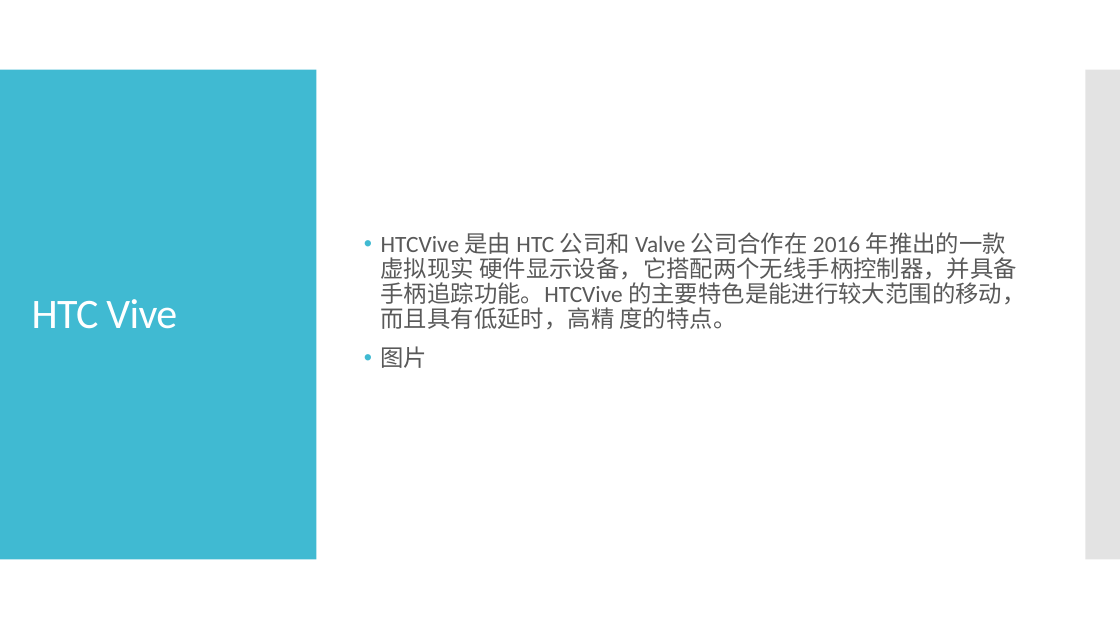
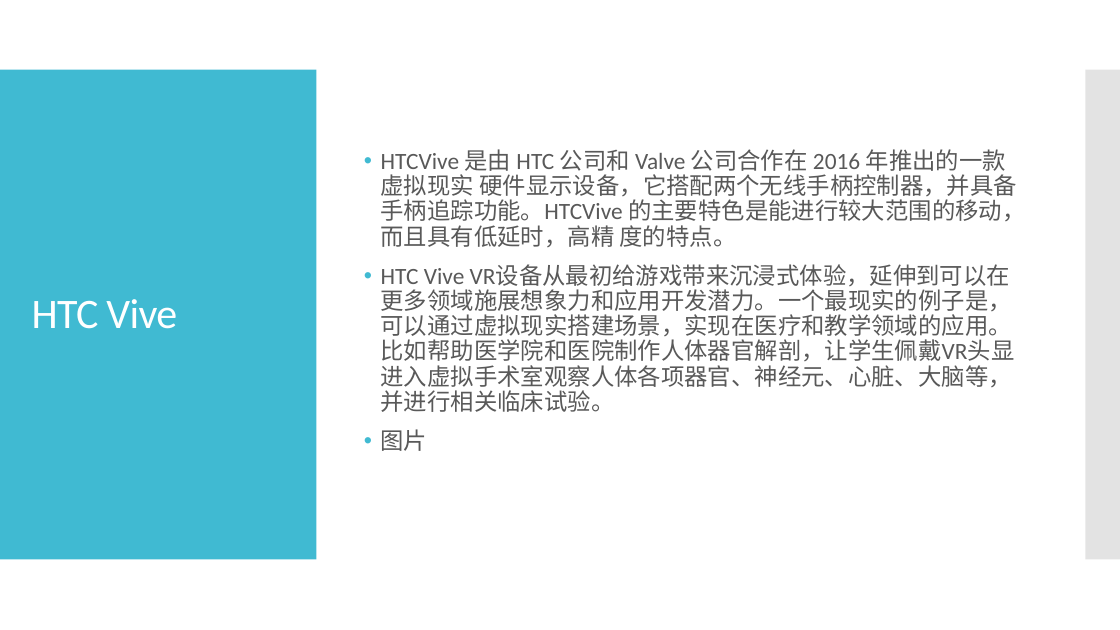
Before and after one commit to binWW/SchoolReport-Private-, a slide deck: slide 11 of 毕业论文/硕士毕业设计答辩.pptx. Drawn at 1120x630 pixels with LibreOffice and Linux fonts; fonts in the diff are those of the drawing. Boxes give left, top, right and bottom in pixels: in the first picture for what was removed or moved away, otherwise in the second. Text is boxed around its words. In the diff, an @@ line names an element or a change of style, - is before the commit and + after.

```diff
--- a/毕业论文/硕士毕业设计答辩.pptx
+++ b/毕业论文/硕士毕业设计答辩.pptx
@@ text at (381,264,1015,412): paragraph added @@
+• HTC Vive VR设备从最初给游戏带来沉浸式体验，延伸到可以在更多领域施展想象力和应用开发潜力。一个最现实的例子是，可以通过虚拟现实搭建场景，实现在医疗和教学领域的应用。比如帮助医学院和医院制作人体器官解剖，让学生佩戴VR头显进入虚拟手术室观察人体各项器官、神经元、心脏、大脑等，并进行相关临床试验。
```
Also in this commit, not shown: 10 other slides changed, 5 slides added, 1 other file.
